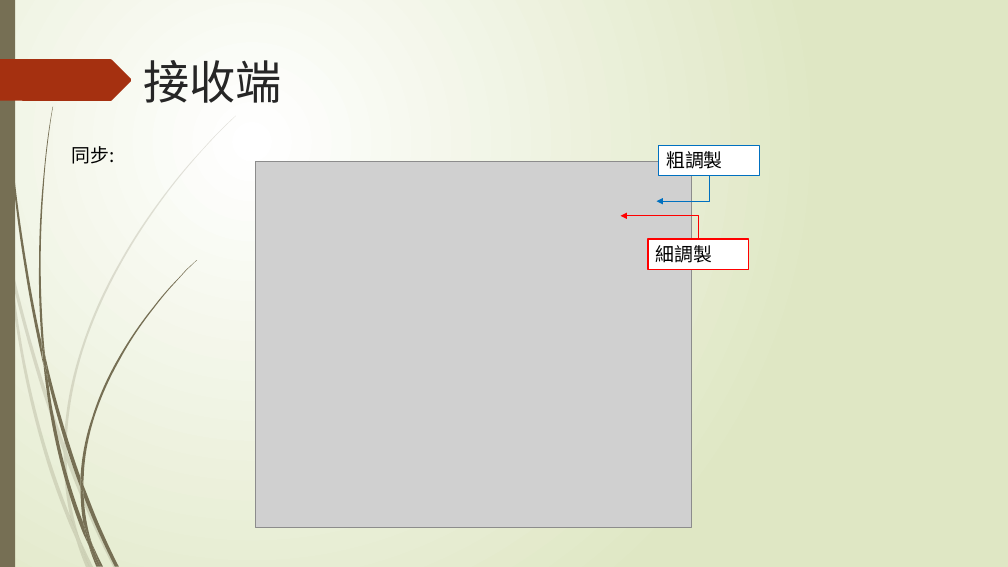
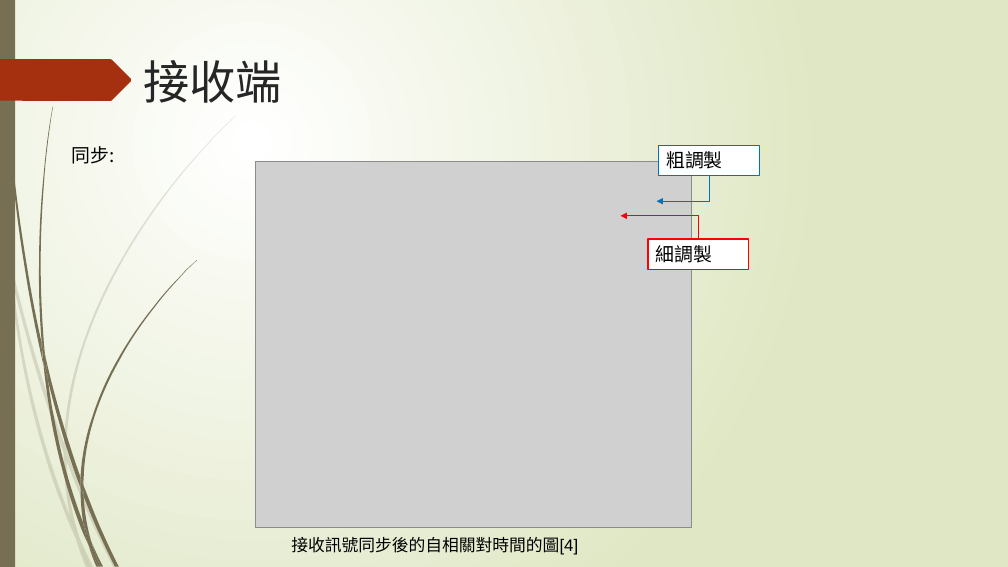
Before and after one commit to NIUWCSP/OTSM, a slide deck: slide 9 of report/以SDR實現OTSM通訊技術.pptx. Drawn at 1008x567 pixels with LibreOffice and Linux fonts; fonts in the diff are those of the drawing; grey boxes stand for pictures. Boxes give left, top, right and bottom in pixels: in the first picture for what was removed or moved away, otherwise in the second. Text is boxed around its words. In the diff, an @@ line names an element or a change of style, - is before the commit and + after.

```diff
--- a/report/以SDR實現OTSM通訊技術.pptx
+++ b/report/以SDR實現OTSM通訊技術.pptx
@@ text added at bbox=[291, 537, 578, 555], 16 pt, text #000000 @@
+接收訊號同步後的自相關對時間的圖[4]
```
Also in this commit, not shown: 8 other slides changed, 1 slide added.
